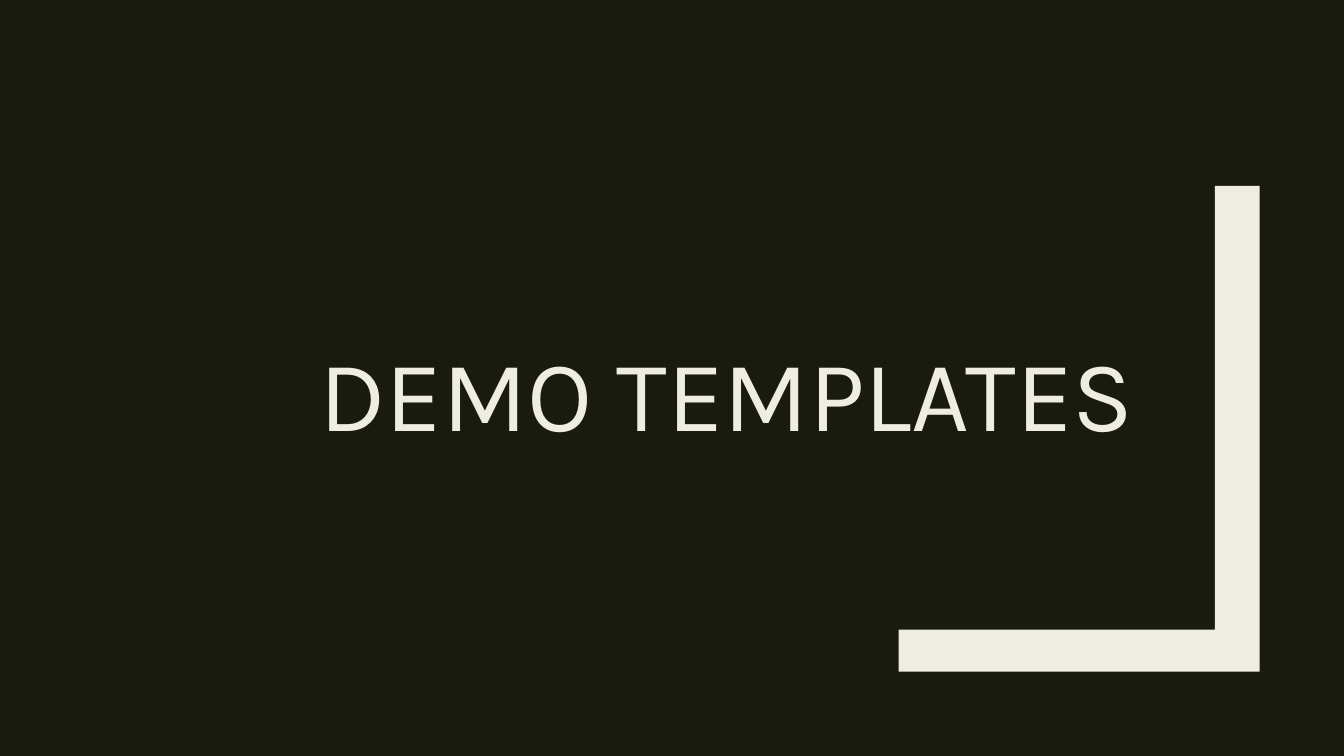
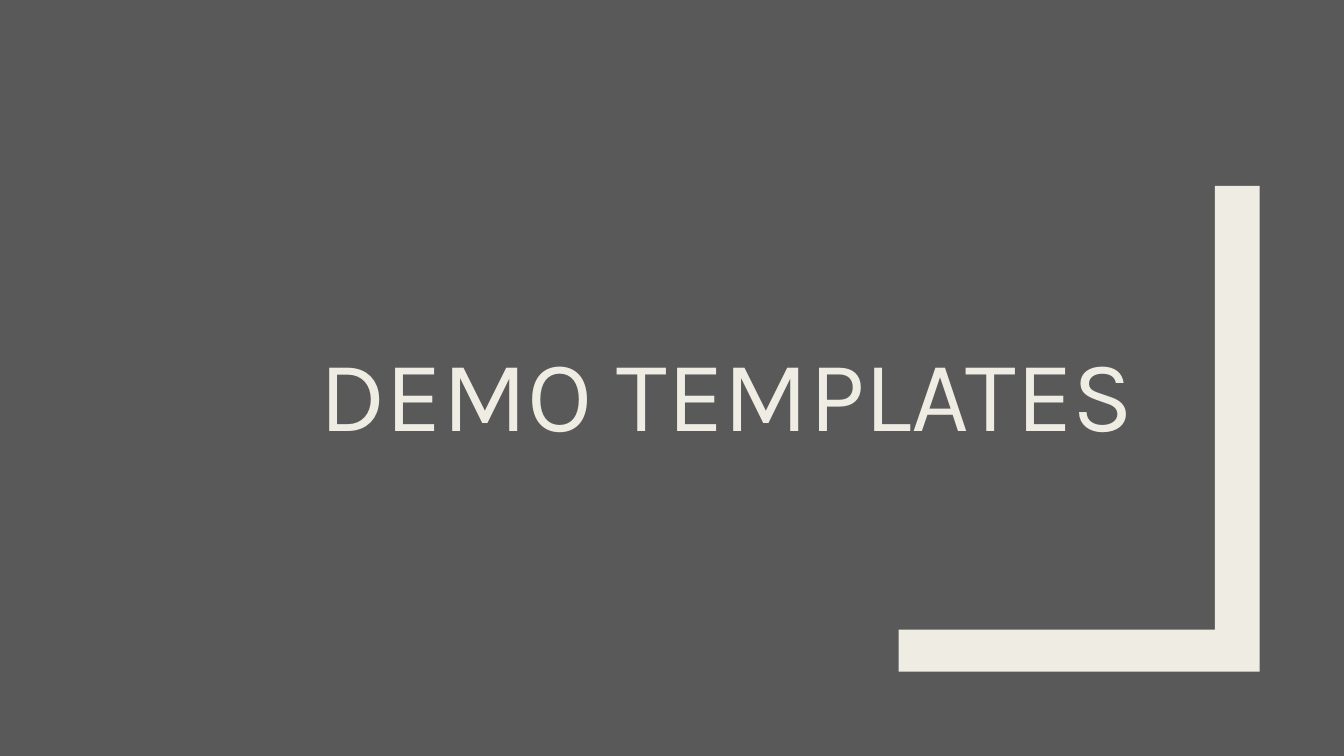
Before and after one commit to pkyurkchiev/mean-stack, a slide deck: slide 19 of slides/Angular2.pptx. Drawn at 1344x756 pixels with LibreOffice and Linux fonts; fonts in the diff are those of the drawing. Boxes give left, top, right and bottom in pixels: in the first picture for what was removed or moved away, otherwise in the second. Text is boxed around its words. In the diff, an @@ line names an element or a change of style, - is before the commit and + after.

```diff
--- a/slides/Angular2.pptx
+++ b/slides/Angular2.pptx
@@ background #191B0E to #595959 @@
```
Also in this commit, not shown: 1 other slide changed, 1 other file.
